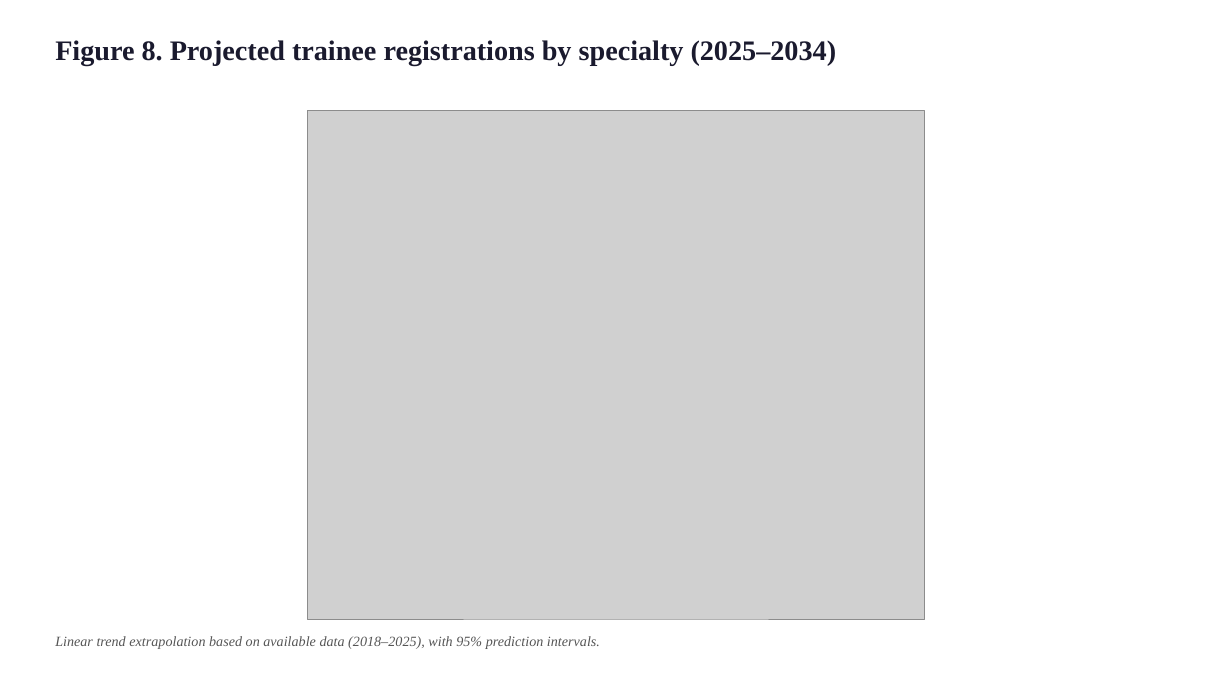
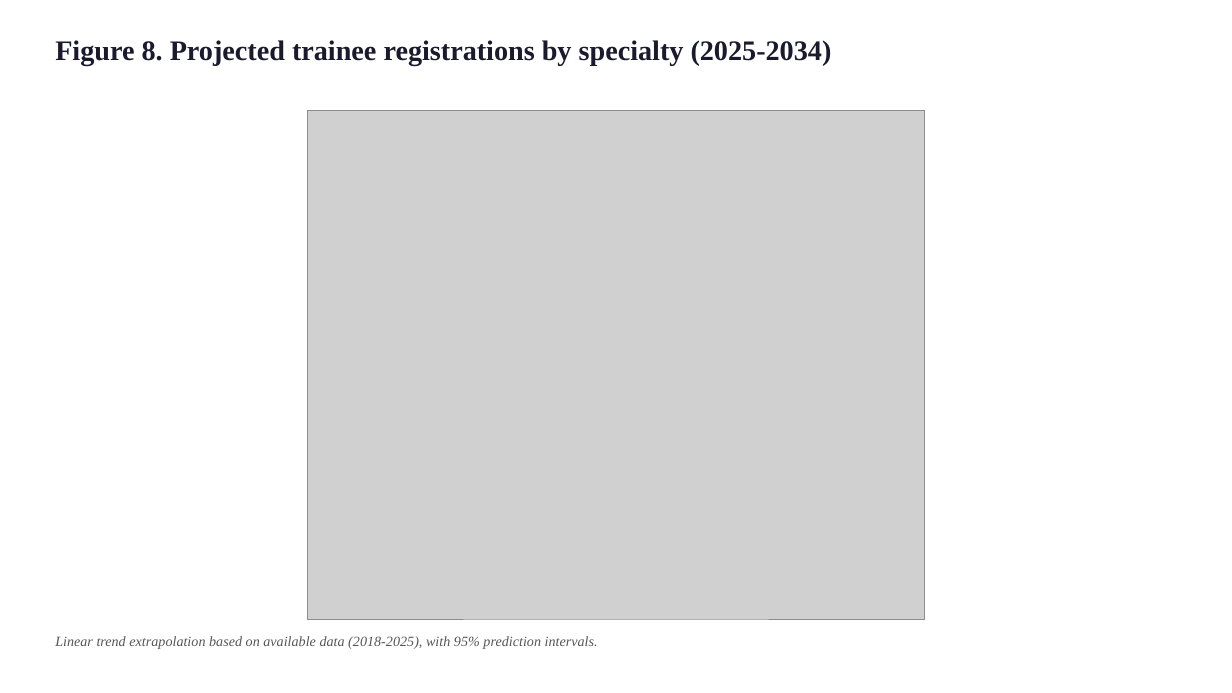
Before and after one commit to bougtoir/medical-accident-its-analysis, a slide deck: slide 9 of medical_accident_its_analysis/manuscript/bmj_figures_en.pptx. Drawn at 1232x693 pixels with LibreOffice and Linux fonts; fonts in the diff are those of the drawing; grey boxes stand for pictures. Boxes give left, top, right and bottom in pixels: in the first picture for what was removed or moved away, otherwise in the second. Text is boxed around its words. In the diff, an @@ line names an element or a change of style, - is before the commit and + after.

```diff
--- a/medical_accident_its_analysis/manuscript/bmj_figures_en.pptx
+++ b/medical_accident_its_analysis/manuscript/bmj_figures_en.pptx
@@ text at <box>55,40,832,65</box>: text changed @@
-Figure 8. Projected trainee registrations by specialty (2025–2034)
+Figure 8. Projected trainee registrations by specialty (2025-2034)
@@ text at <box>55,636,598,649</box>: text changed @@
-Linear trend extrapolation based on available data (2018–2025), with 95% prediction intervals.
+Linear trend extrapolation based on available data (2018-2025), with 95% prediction intervals.
```
Also in this commit, not shown: 7 other slides changed, 40 other files.
